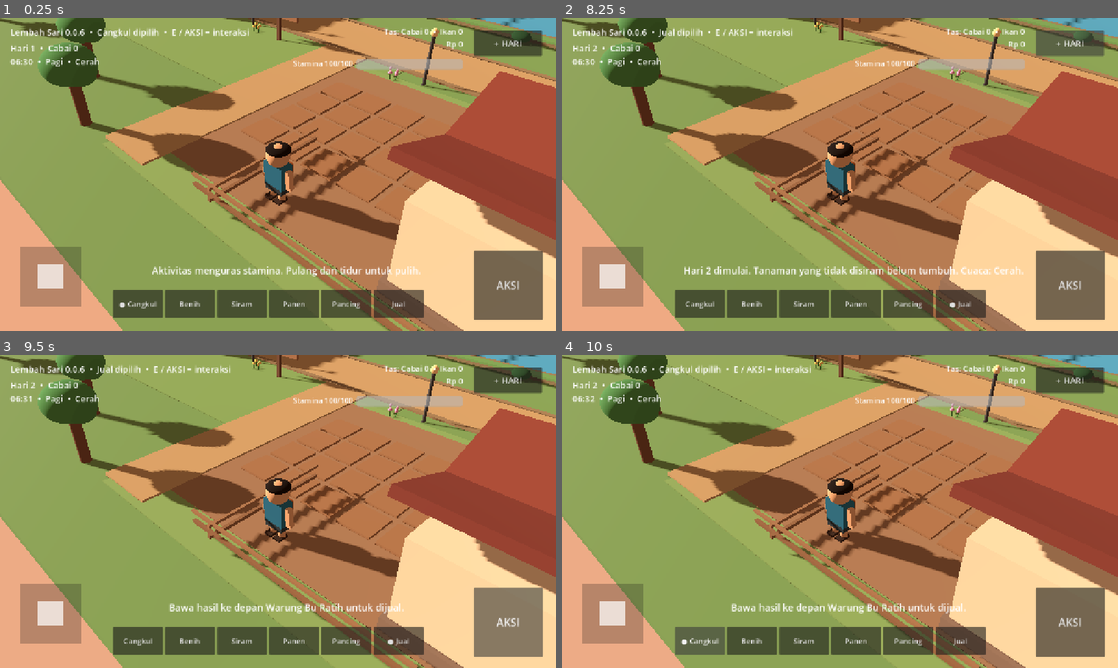
Above: before the commit, frames 1-4 (two rows, left to right).
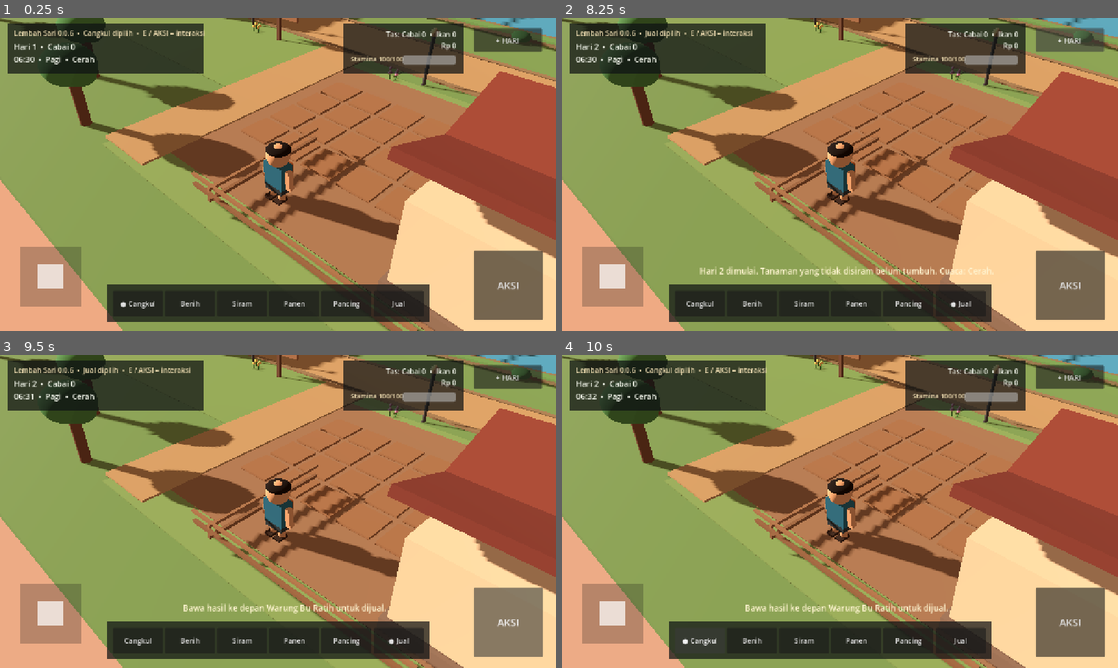
Above: after the commit, the same moments.

Repository: eneft/Lembah-sari
Game: Godot game, scene res://scenes/Main.tscn
The game is run twice, just before and just after one commit, with the same random seed, the same clock (stepped at 60 frames per second) and the same inputs.
Inputs:
- Up to frame 1 (0.25 s): no input
- Up to frame 2 (8.25 s): click "Benih" at 0.5 s; click "● Benih" at 1.25 s; click "Siram" at 2 s; click "● Siram" at 2.75 s; click "Panen" at 3.5 s; click "● Panen" at 4.25 s; click "Pancing" at 5 s; click "● Pancing" at 5.75 s; click "Jual" at 6.5 s; click "● Jual" at 7.25 s; click "+ HARI" at 8 s
- Up to frame 3 (9.5 s): click "AKSI" at 8.75 s
- Up to frame 4 (10 s): click "Cangkul" at 9.5 s

The runs differ from the first frame. In frame 1, 17% of the frame differs, in the area x 1-98%, y 1-98%; in frame 2, 17%; in frame 3, 17%; in frame 4, 17%.

Commit message:
feat: clean cozy HUD layout for visual pass 0.0.7

Diff:
--- a/ui/MobileControls.tscn
+++ b/ui/MobileControls.tscn
@@ -15,6 +15,33 @@
 grow_vertical = 2
 mouse_filter = 2
 
+[node name="TopLeftCard" type="ColorRect" parent="Root"]
+layout_mode = 0
+offset_left = 18.0
+offset_top = 14.0
+offset_right = 468.0
+offset_bottom = 128.0
+color = Color(0.055, 0.07, 0.075, 0.72)
+mouse_filter = 2
+
+[node name="TopRightCard" type="ColorRect" parent="Root"]
+layout_mode = 0
+offset_left = 790.0
+offset_top = 14.0
+offset_right = 1068.0
+offset_bottom = 128.0
+color = Color(0.055, 0.07, 0.075, 0.72)
+mouse_filter = 2
+
+[node name="QuickbarCard" type="ColorRect" parent="Root"]
+layout_mode = 0
+offset_left = 245.0
+offset_top = 614.0
+offset_right = 989.0
+offset_bottom = 700.0
+color = Color(0.055, 0.07, 0.075, 0.72)
+mouse_filter = 2
+
 [node name="Joystick" type="Control" parent="Root"]
 custom_minimum_size = Vector2(170, 170)
 layout_mode = 0
@@ -48,135 +75,140 @@
 offset_top = 535.0
 offset_right = 1250.0
 offset_bottom = 695.0
-theme_override_font_sizes/font_size = 25
+theme_override_font_sizes/font_size = 23
 text = "AKSI"
 
 [node name="HoeButton" type="Button" parent="Root"]
 layout_mode = 0
 offset_left = 260.0
-offset_top = 625.0
+offset_top = 627.0
 offset_right = 375.0
-offset_bottom = 690.0
+offset_bottom = 687.0
+theme_override_font_sizes/font_size = 16
+text = "● Cangkul"
+
+[node name="SeedButton" type="Button" parent="Root"]
+layout_mode = 0
+offset_left = 380.0
+offset_top = 627.0
+offset_right = 495.0
+offset_bottom = 687.0
+theme_override_font_sizes/font_size = 16
+text = "Benih"
+
+[node name="WaterButton" type="Button" parent="Root"]
+layout_mode = 0
+offset_left = 500.0
+offset_top = 627.0
+offset_right = 615.0
+offset_bottom = 687.0
+theme_override_font_sizes/font_size = 16
+text = "Siram"
+
+[node name="HandButton" type="Button" parent="Root"]
+layout_mode = 0
+offset_left = 620.0
+offset_top = 627.0
+offset_right = 735.0
+offset_bottom = 687.0
+theme_override_font_sizes/font_size = 16
+text = "Panen"
+
+[node name="RodButton" type="Button" parent="Root"]
+layout_mode = 0
+offset_left = 740.0
+offset_top = 627.0
+offset_right = 855.0
+offset_bottom = 687.0
+theme_override_font_sizes/font_size = 16
+text = "Pancing"
+
+[node name="SellButton" type="Button" parent="Root"]
+layout_mode = 0
+offset_left = 860.0
+offset_top = 627.0
+offset_right = 975.0
+offset_bottom = 687.0
+theme_override_font_sizes/font_size = 16
+text = "Jual"
+
+[node name="DayButton" type="Button" parent="Root"]
+layout_mode = 0
+offset_left = 1090.0
+offset_top = 24.0
+offset_right = 1248.0
+offset_bottom = 78.0
 theme_override_font_sizes/font_size = 17
-text = "● Cangkul"
-
-[node name="SeedButton" type="Button" parent="Root"]
-layout_mode = 0
-offset_left = 380.0
-offset_top = 625.0
-offset_right = 495.0
-offset_bottom = 690.0
-theme_override_font_sizes/font_size = 17
-text = "Benih"
-
-[node name="WaterButton" type="Button" parent="Root"]
-layout_mode = 0
-offset_left = 500.0
-offset_top = 625.0
-offset_right = 615.0
-offset_bottom = 690.0
-theme_override_font_sizes/font_size = 17
-text = "Siram"
-
-[node name="HandButton" type="Button" parent="Root"]
-layout_mode = 0
-offset_left = 620.0
-offset_top = 625.0
-offset_right = 735.0
-offset_bottom = 690.0
-theme_override_font_sizes/font_size = 17
-text = "Panen"
-
-[node name="RodButton" type="Button" parent="Root"]
-layout_mode = 0
-offset_left = 740.0
-offset_top = 625.0
-offset_right = 855.0
-offset_bottom = 690.0
-theme_override_font_sizes/font_size = 17
-text = "Pancing"
-
-[node name="SellButton" type="Button" parent="Root"]
-layout_mode = 0
-offset_left = 860.0
-offset_top = 625.0
-offset_right = 975.0
-offset_bottom = 690.0
-theme_override_font_sizes/font_size = 17
-text = "Jual"
-
-[node name="DayButton" type="Button" parent="Root"]
-layout_mode = 0
-offset_left = 1090.0
-offset_top = 28.0
-offset_right = 1248.0
-offset_bottom = 88.0
-theme_override_font_sizes/font_size = 20
 text = "+ HARI"
 
 [node name="Hint" type="Label" parent="Root"]
 layout_mode = 0
-offset_left = 24.0
-offset_top = 18.0
-offset_right = 650.0
-offset_bottom = 52.0
-theme_override_font_sizes/font_size = 20
-text = "Lembah Sari 0.0.6  •  Cangkul dipilih  •  E / AKSI = interaksi"
+offset_left = 32.0
+offset_top = 23.0
+offset_right = 445.0
+offset_bottom = 48.0
+theme_override_colors/font_color = Color(0.94, 0.87, 0.7, 1)
+theme_override_font_sizes/font_size = 16
+text = "Lembah Sari 0.0.7  •  Cangkul"
 
 [node name="Status" type="Label" parent="Root"]
 layout_mode = 0
-offset_left = 24.0
-offset_top = 55.0
-offset_right = 520.0
-offset_bottom = 125.0
-theme_override_font_sizes/font_size = 20
+offset_left = 32.0
+offset_top = 53.0
+offset_right = 448.0
+offset_bottom = 116.0
+theme_override_colors/font_color = Color(0.97, 0.98, 0.94, 1)
+theme_override_font_sizes/font_size = 18
 text = "Hari 1  •  Cabai 0\n06:30  •  Pagi  •  Cerah"
 
 [node name="Inventory" type="Label" parent="Root"]
 layout_mode = 0
-offset_left = 675.0
-offset_top = 18.0
-offset_right = 1065.0
-offset_bottom = 88.0
-theme_override_font_sizes/font_size = 18
+offset_left = 807.0
+offset_top = 26.0
+offset_right = 1050.0
+offset_bottom = 75.0
+theme_override_colors/font_color = Color(0.97, 0.98, 0.94, 1)
+theme_override_font_sizes/font_size = 16
 horizontal_alignment = 2
 text = "Tas: Cabai 0  •  Ikan 0\nRp 0"
 
 [node name="StaminaLabel" type="Label" parent="Root"]
 layout_mode = 0
-offset_left = 675.0
-offset_top = 92.0
-offset_right = 815.0
-offset_bottom = 122.0
-theme_override_font_sizes/font_size = 17
+offset_left = 807.0
+offset_top = 83.0
+offset_right = 925.0
+offset_bottom = 110.0
+theme_override_colors/font_color = Color(0.94, 0.87, 0.7, 1)
+theme_override_font_sizes/font_size = 15
 text = "Stamina 100/100"
 
 [node name="StaminaBar" type="ProgressBar" parent="Root"]
 layout_mode = 0
-offset_left = 820.0
-offset_top = 94.0
-offset_right = 1065.0
-offset_bottom = 119.0
+offset_left = 927.0
+offset_top = 86.0
+offset_right = 1050.0
+offset_bottom = 108.0
 max_value = 100.0
 value = 100.0
 show_percentage = false
 
 [node name="Feedback" type="Label" parent="Root"]
 layout_mode = 0
-offset_left = 280.0
-offset_top = 565.0
-offset_right = 1040.0
-offset_bottom = 612.0
-theme_override_font_sizes/font_size = 22
+offset_left = 300.0
+offset_top = 568.0
+offset_right = 1010.0
+offset_bottom = 608.0
+theme_override_colors/font_color = Color(1, 0.96, 0.82, 1)
+theme_override_font_sizes/font_size = 19
 horizontal_alignment = 1
-text = "Aktivitas menguras stamina. Pulang dan tidur untuk pulih."
+text = ""
 
 [node name="DialoguePanel" type="Panel" parent="Root"]
 layout_mode = 0
 offset_left = 255.0
-offset_top = 395.0
+offset_top = 390.0
 offset_right = 1025.0
-offset_bottom = 570.0
+offset_bottom = 565.0
 
 [node name="Speaker" type="Label" parent="Root/DialoguePanel"]
 layout_mode = 0
@@ -184,7 +216,8 @@
 offset_top = 14.0
 offset_right = 570.0
 offset_bottom = 48.0
-theme_override_font_sizes/font_size = 24
+theme_override_colors/font_color = Color(0.78, 0.56, 0.3, 1)
+theme_override_font_sizes/font_size = 23
 text = "Pak Wiryo"
 
 [node name="Text" type="Label" parent="Root/DialoguePanel"]
@@ -193,7 +226,7 @@
 offset_top = 54.0
 offset_right = 635.0
 offset_bottom = 150.0
-theme_override_font_sizes/font_size = 20
+theme_override_font_sizes/font_size = 19
 autowrap_mode = 2
 text = "Dialog NPC tampil di sini."
 
@@ -203,7 +236,7 @@
 offset_top = 100.0
 offset_right = 746.0
 offset_bottom = 152.0
-theme_override_font_sizes/font_size = 18
+theme_override_font_sizes/font_size = 17
 text = "TUTUP"
 
 [node name="DayTransition" type="ColorRect" parent="Root"]
